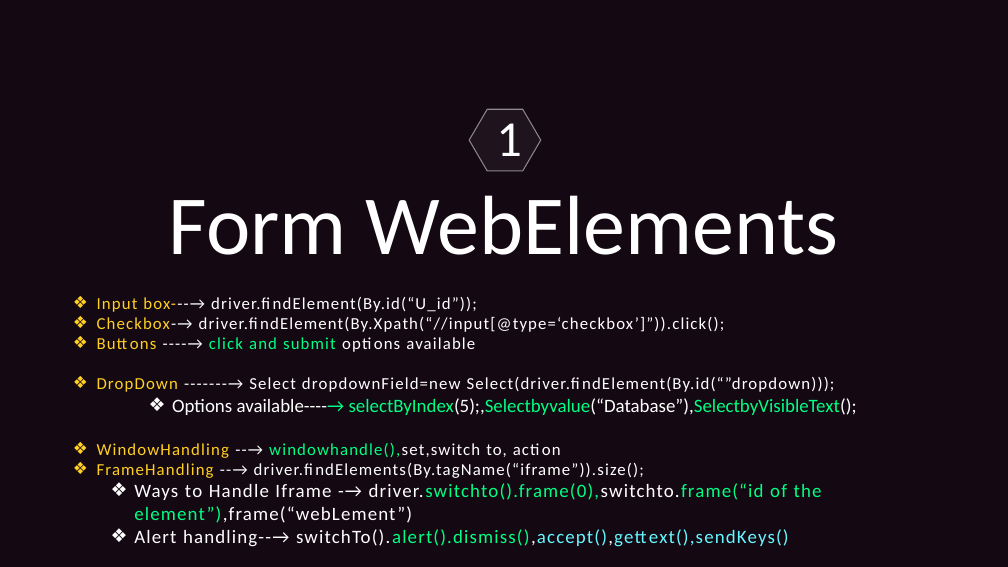
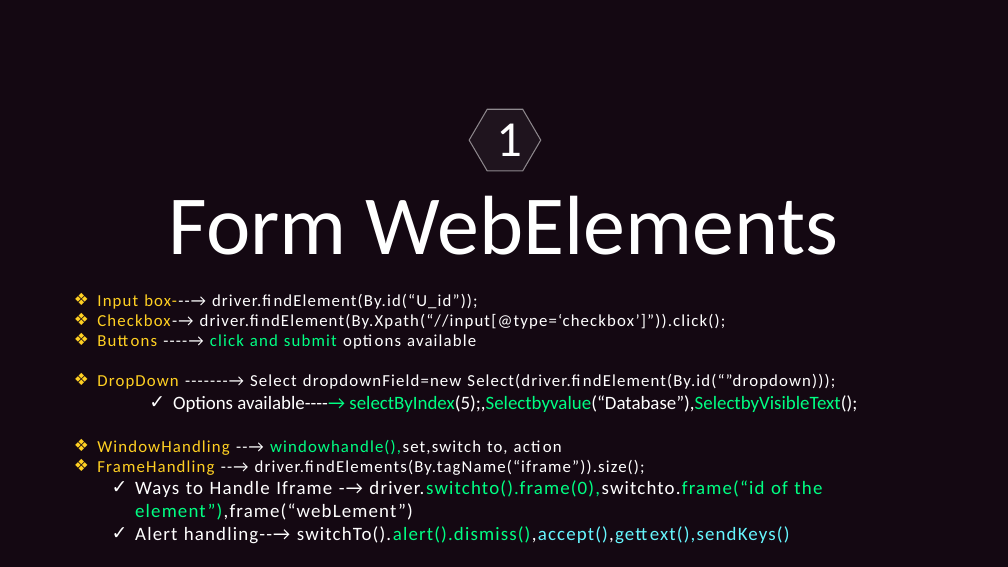
Before and after one commit to Ajin007/IRC_Docs, a slide deck: slide 17 of Students PPT.pptx (slide 16 before the commit). Drawn at 1008x567 pixels with LibreOffice and Linux fonts; fonts in the diff are those of the drawing. Boxes give left, top, right and bottom in pixels: in the first picture for what was removed or moved away, otherwise in the second. Text is boxed around its words. In the diff, an @@ line names an element or a change of style, - is before the commit and + after.

```diff
--- a/Students PPT.pptx
+++ b/Students PPT.pptx
@@ text at (x1=135, y1=395, x2=857, y2=544): bullet ❖ to ✓ @@
```
Also in this commit, not shown: 7 other slides changed, 33 slides added, 1 slide removed.
